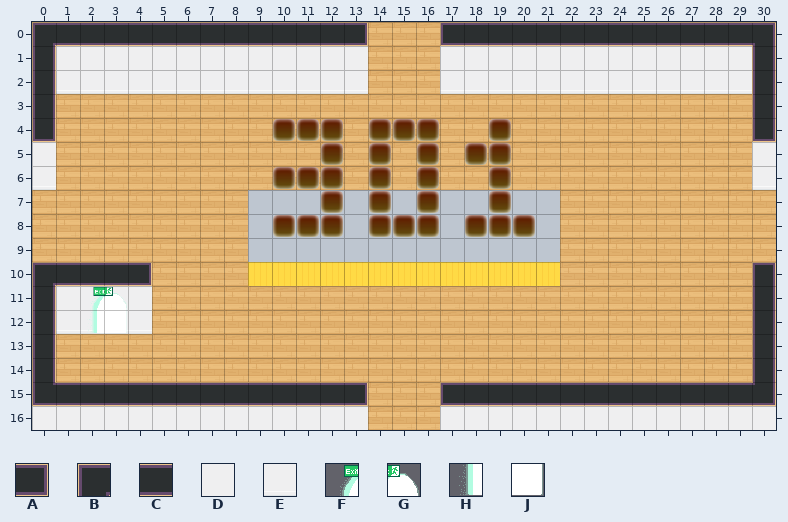
Two states of a Tiled map (JSON), dist/map/301.json. This is how it looked before the edit.
Cells are 32x32 px. Shown: x 0..30, y 0..16.
Key: from "tileset5_export": A 47, B 48, C 56, D 62, E 72; from "worldExit": F 0, G 1, H 2, J 3.
_ is an empty cell.
Layers that did not change in this view are not listed.
Layer "walltest" before, first column x 0:
 0 _______________________________
 1 _______________________________
 2 _______________________________
 3 _______________________________
 4 _______________________________
 5 _______________________________
 6 _______________________________
 7 _______________________________
 8 _______________________________
 9 _______________________________
10 BCCCA__________________________
11 _DDDD__________________________
12 _EEEE__________________________
13 _______________________________
14 _______________________________
15 _______________________________
16 _______________________________
After:
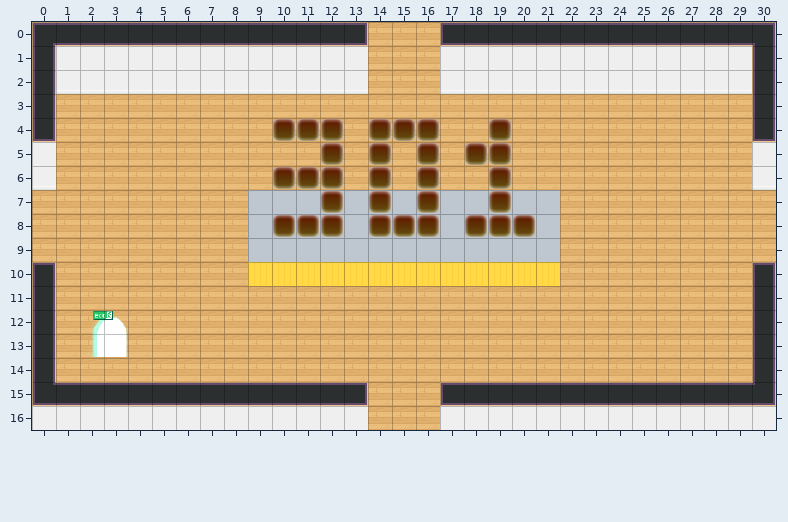
The edit:
Layer "walltest":
y 10: x 0..4 BCCCA -> _____
y 11: x 1..4 DDDD -> ____
y 12: x 1..4 EEEE -> ____
Layer "LOBBYx":
y 11: x 2..3 FG -> __
y 12: x 2..3 HJ -> FG
y 13: x 2..3 __ -> HJ
